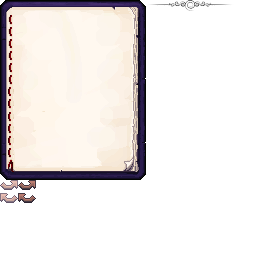
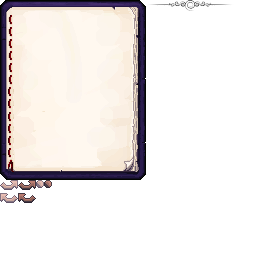
Layered file, before and after one edit (256 x 256). Changes by layer:
added layer "root" above "hr" over [36, 180, 52, 188]
